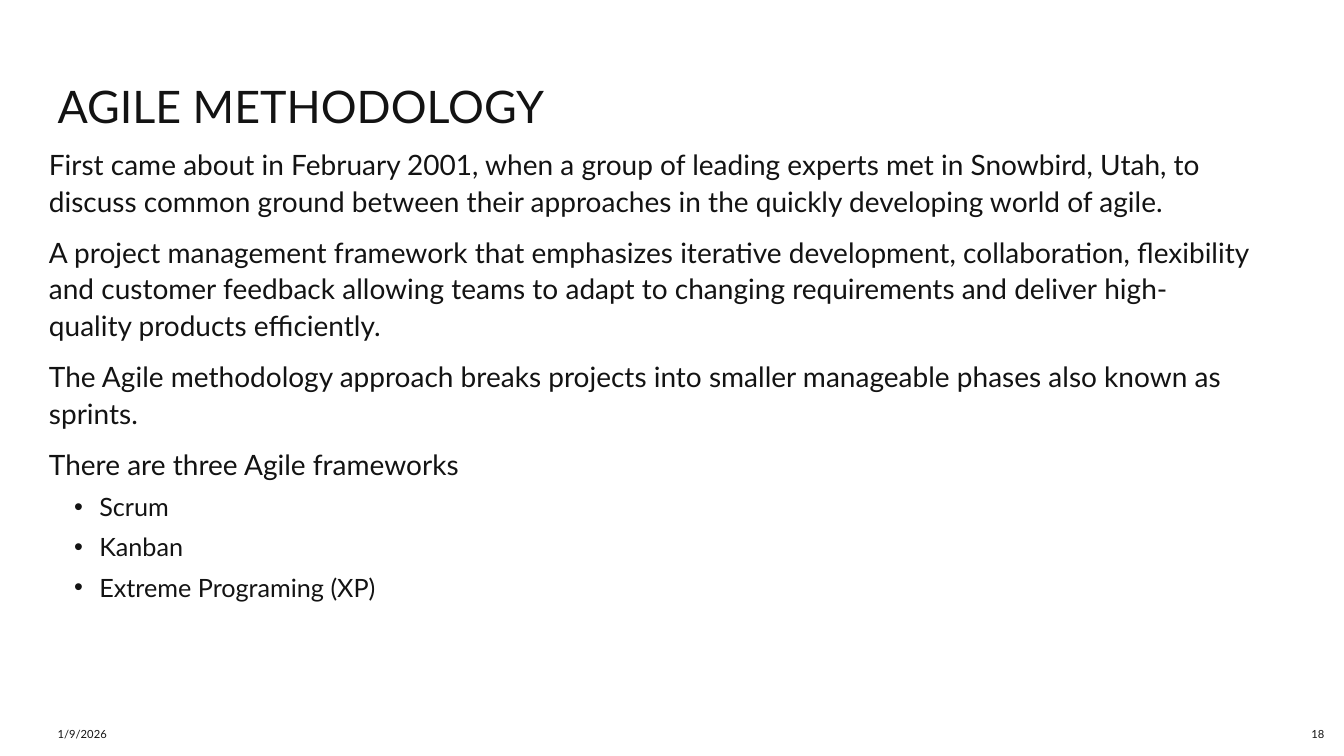
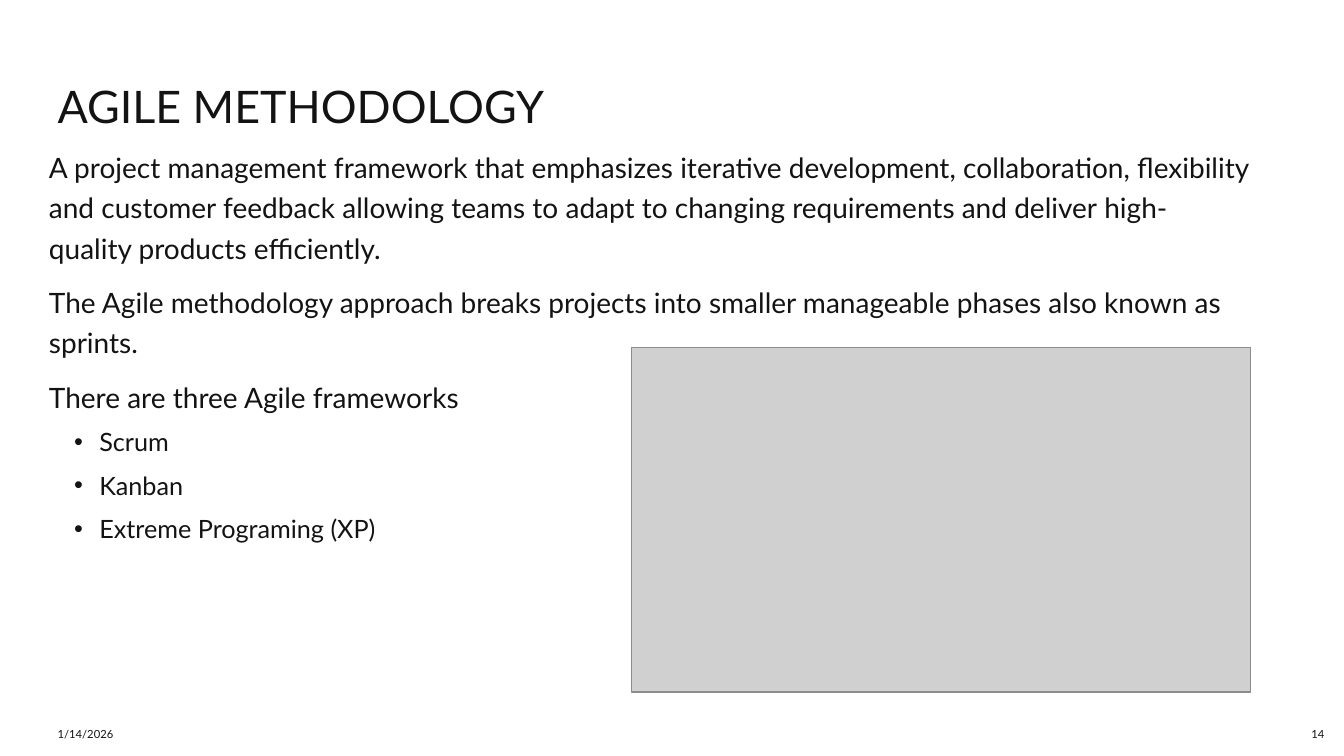
Before and after one commit to pajeeokoth/fashion-insta, a slide deck: slide 14 of Fashion-insta.pptx (slide 18 before the commit). Drawn at 1344x756 pixels with LibreOffice and Linux fonts; fonts in the diff are those of the drawing; grey boxes stand for pictures. Boxes give left, top, right and bottom in pixels: in the first picture for what was removed or moved away, otherwise in the second. Text is boxed around its words. In the diff, an @@ line names an element or a change of style, - is before the commit and + after.

```diff
--- a/Fashion-insta.pptx
+++ b/Fashion-insta.pptx
@@ text "A project management framework that ..." at (x1=49, y1=157, x2=1249, y2=543): line spacing 1.1 to 1.2 @@
@@ text at (x1=49, y1=154, x2=1200, y2=217): paragraph removed @@
-First came about in February 2001, when a group of leading experts met in Snowbird, Utah, to discuss common ground between their approaches in the quickly developing world of agile.
@@ picture added at (x1=631, y1=348, x2=1250, y2=693) @@
@@ text at (x1=58, y1=730, x2=114, y2=739): text changed @@
-1/9/2026
+1/14/2026
@@ page number at (x1=1311, y1=730, x2=1324, y2=738): text changed @@
-18
+14
```
Also in this commit, not shown: 22 other slides changed, 2 slides added, 2 slides removed, 1 other file.
